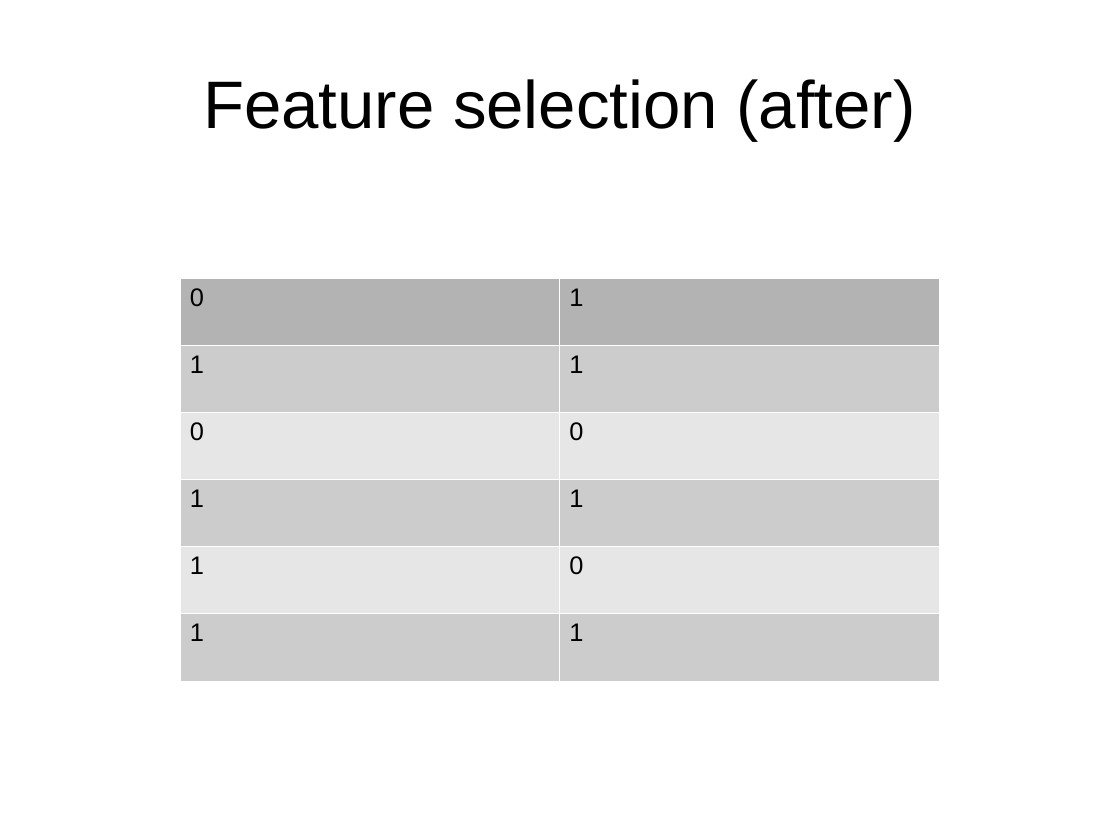
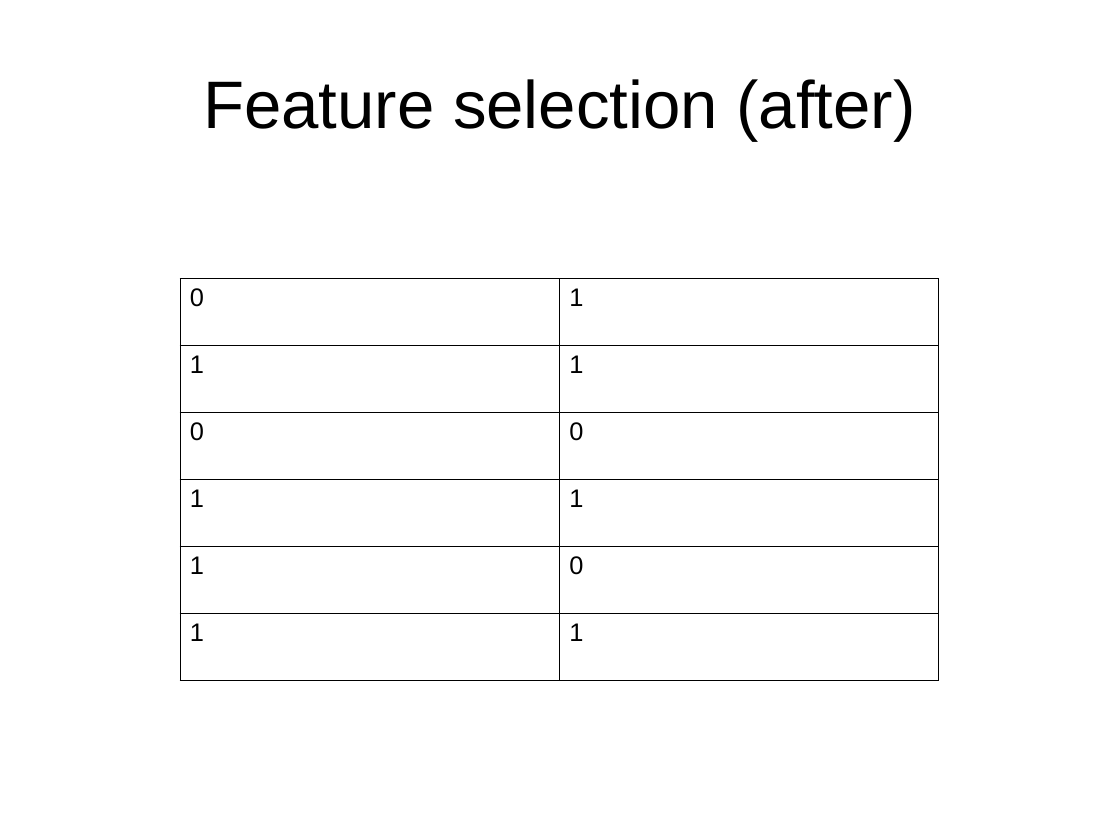
Before and after one commit to grpSputnik/Sputnik, a slide deck: slide 8 of Diapo_Video_Mini_Projet.odp. Drawn at 1120x840 pixels with LibreOffice and Linux fonts; fonts in the diff are those of the drawing; background and template pictures are left out. Boxes give left, top, right and bottom in pixels: in the first picture for what was removed or moved away, otherwise in the second. Text is boxed around its words. In the diff, an @@ line names an element or a change of style, - is before the commit and + after.

```diff
--- a/Diapo_Video_Mini_Projet.odp
+++ b/Diapo_Video_Mini_Projet.odp
@@ table at (x1=180, y1=278, x2=939, y2=681) @@
@@ fill #B3B3B3 to none in row 1 @@
@@ fill #CCCCCC to none in 6 cells @@
@@ fill #E6E6E6 to none in 4 cells @@
@@ borders changed @@
```
Also in this commit, not shown: 6 other slides changed, 3 slides added, 2 slides removed.
